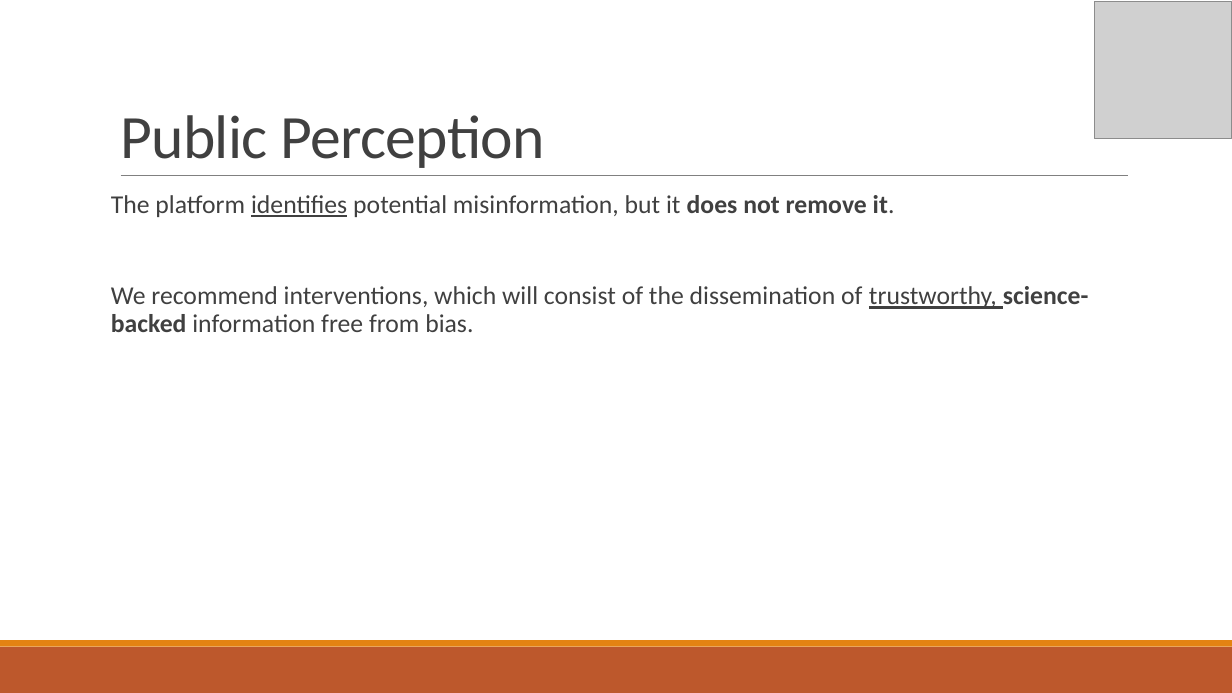
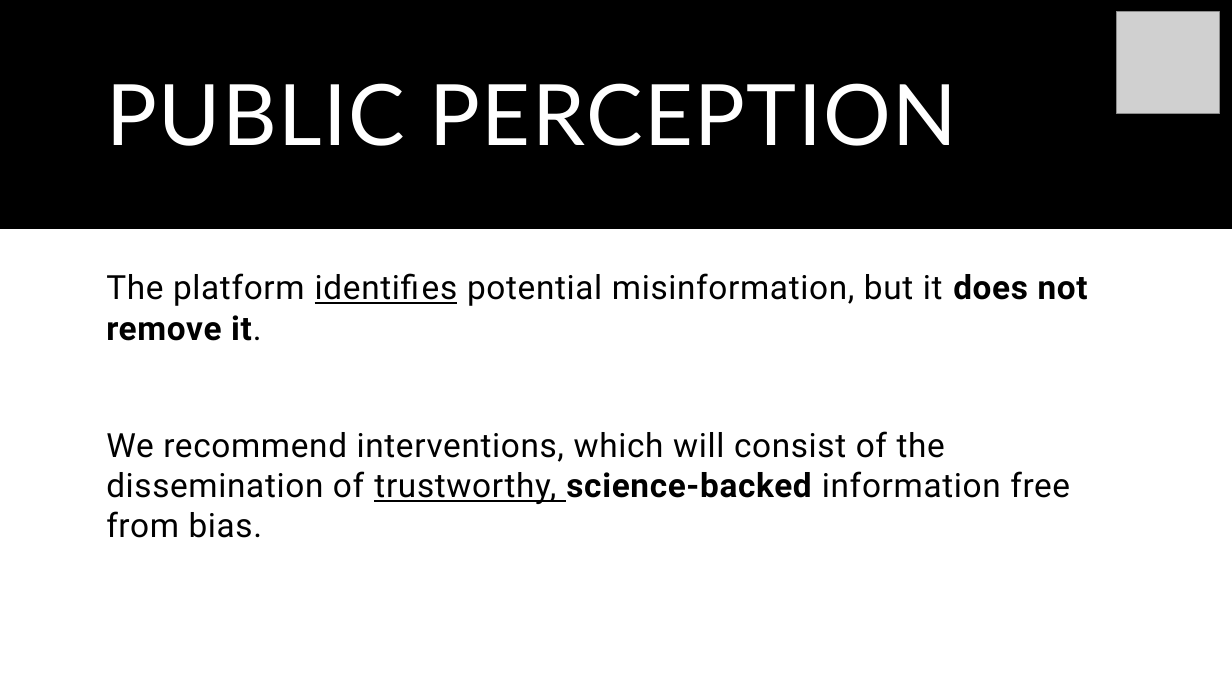
Before and after one commit to WellcomeIdeathon2023/The_Social_Scientists, a slide deck: slide 7 of Powerpoint presentation.pptx. Drawn at 1232x693 pixels with LibreOffice and Linux fonts; fonts in the diff are those of the drawing; grey boxes stand for pictures. Boxes give left, top, right and bottom in pixels: in the first picture for what was removed or moved away, otherwise in the second. Text is boxed around its words. In the diff, an @@ line names an element or a change of style, - is before the commit and + after.

```diff
--- a/Powerpoint presentation.pptx
+++ b/Powerpoint presentation.pptx
@@ rectangle added at [0,0,1232,229], fill #000000 @@
@@ picture: place and size @@
-picture at [1095,2,1232,139]
+picture at [1117,11,1220,114]
@@ title "PUBLIC PERCEPTION" at [106,83,958,146]: vertical alignment bottom to middle @@
@@ title at [106,83,958,146]: text changed; size 48 to 66 pt; font Calibri to Lato; text colour #404040 to #FFFFFF @@
-Public Perception
+PUBLIC PERCEPTION
@@ line removed from (121, 176) to (1128, 176) @@
@@ text "The platform identifies potential misinformation, ...": place and size @@
-text "The platform identifies potential misinformation, ..." at [111,195,1089,332]
+text "The platform identifies potential misinformation, ..." at [106,273,1088,538]
@@ text "The platform identifies potential misinformation, ..." at [106,273,1088,538]: size 20 to 26 pt, font Calibri to Roboto, text colour #404040 to #000000, letter spacing 0 to 0.5 pt; line spacing 0.9 to 1.01 @@
@@ rectangle removed at [0,647,1232,693] @@
@@ rectangle removed at [0,640,1232,647] @@
```
Also in this commit, not shown: 9 other slides changed, 3 other files.
